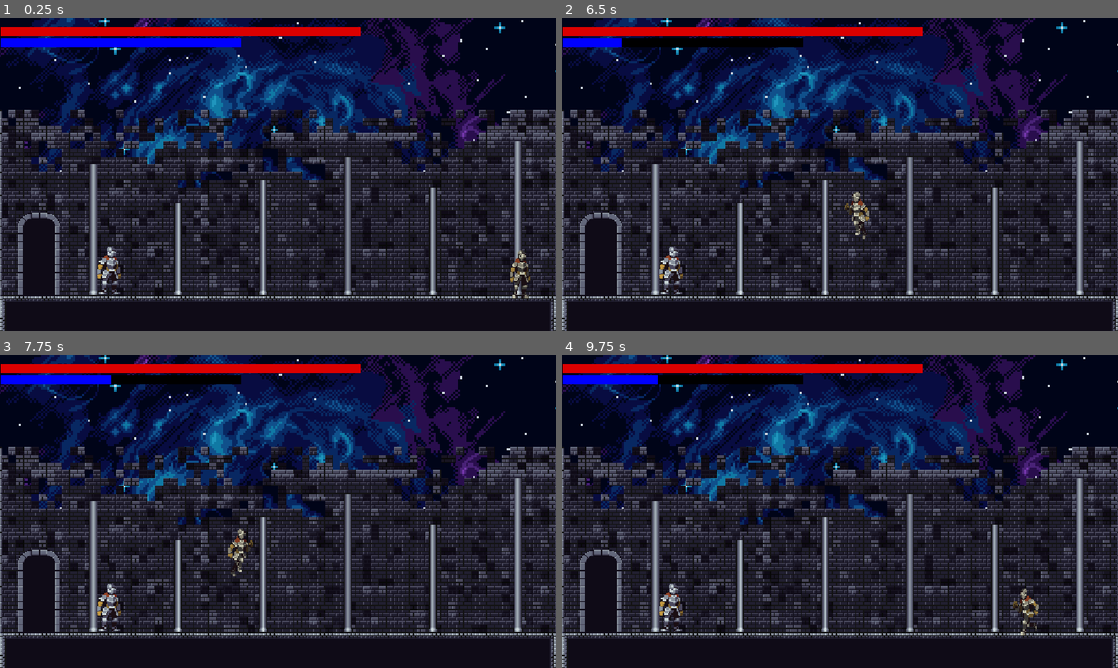
Above: before the commit, frames 1-4 (two rows, left to right).
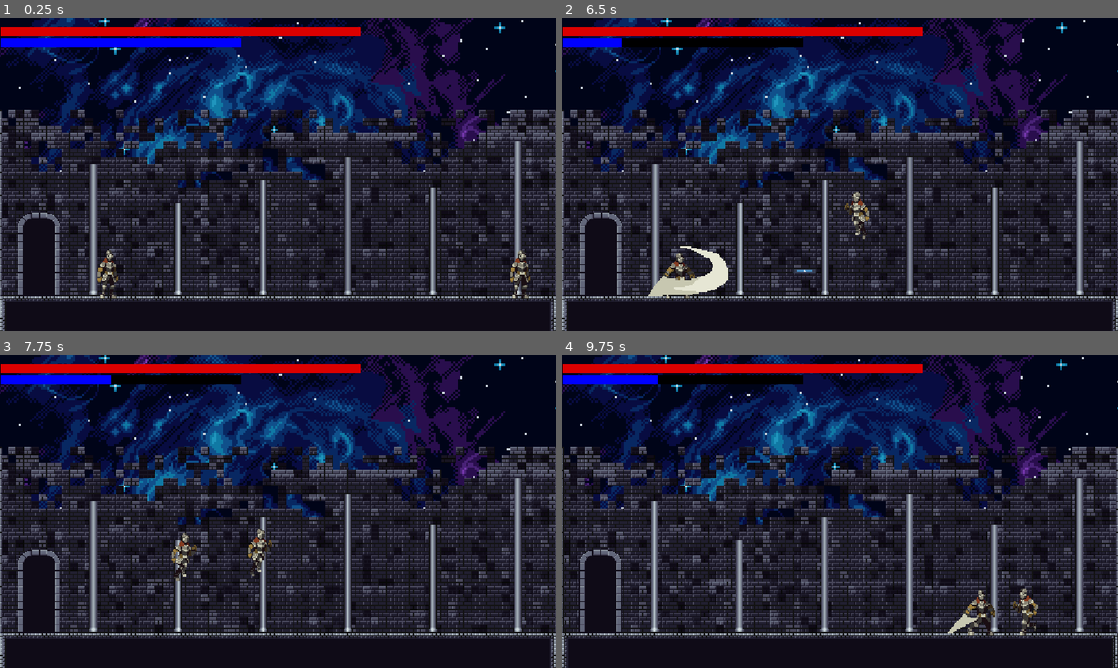
Above: after the commit, the same moments.

Repository: Askarrofi/uncrowned
Game: Godot game, scene res://Scenes/arena.tscn
Two runs of this game, one before a commit and one after it. Both use one fixed random seed, a clock stepped at 60 frames per second and the inputs below. The engine's default icon, where the game draws it, is replaced by a stand-in: a white triangle on a blue panel in a dark square.
Inputs (mouse positions are in pixels of both pictures, inside the frame that each line leads up to):
- Up to frame 1 (0.25 s): no input
- Up to frame 2 (6.5 s): tap Enter at 0.5 s; move the mouse to (962, 158) at 0.52 s; hold Right (ui_right) 0.53-2.03 s; tap Shift (dash) at 0.6, 1.55, 2.85, 4.55, 5.1, 6.05 s; tap W (up) at 0.77, 0.8, 1.07, 1.35, 1.52, 1.82, 2.3, 3.02, 3.32, 3.77, 3.8, 4.07, 4.52, 4.82, 5.3, 5.85, 6.02, 6.32 s; move the mouse to (728, 190) at 1.27 s; move the mouse to (895, 105) at 2.02 s; hold Left (ui_left) 2.03-2.78 s; tap Q (Fire) at 2.1 s; move the mouse to (812, 237) at 2.77 s; hold Right (ui_right) 2.78-4.28 s; move the mouse to (1006, 221) at 3.52 s; click (1006, 221) at 3.6 s; move the mouse to (673, 127) at 4.27 s; hold Left (ui_left) 4.28-5.03 s; right-click (673, 127) at 4.35 s; move the mouse to (867, 174) at 5.02 s; hold Right (ui_right) 5.03-5.78 s; move the mouse to (756, 96) at 5.77 s; hold Left (ui_left) from 5.78 s (still down)
- Up to frame 3 (7.75 s): move the mouse to (400, 495) at 6.52 s; tap Q (Fire) at 6.6 s; tap W (up) at 6.77, 6.8, 7.07, 7.52 s; move the mouse to (166, 527) at 7.27 s; release Left (ui_left) at 7.28 s; hold Right (ui_right) from 7.28 s (still down); tap Shift (dash) at 7.35 s
- Up to frame 4 (9.75 s): tap W (up) at 7.82, 8.3, 9.02, 9.32 s; move the mouse to (895, 442) at 8.02 s; click (895, 442) at 8.1 s; move the mouse to (812, 574) at 8.77 s; right-click (812, 574) at 8.85 s; tap Shift (dash) at 9.05, 9.6 s; move the mouse to (1006, 558) at 9.52 s; release Right (ui_right) at 9.53 s; hold Left (ui_left) from 9.53 s (still down)

The runs differ from the first frame. In frame 1, 0.4% of the frame differs, in the area x 17-22%, y 73-90%; in frame 2, 1.3%; in frame 3, 1.4%; in frame 4, 15%, in the area x 0-100%, y 0-100%.

Commit message:
Refactor enemy and player scripts to enhance combat mechanics and AI behavior

Diff:
--- a/Scenes/arena.tscn
+++ b/Scenes/arena.tscn
@@ -1178,7 +1178,7 @@
 position = Vector2(1086, 472)
 
 [node name="Enemy" parent="." unique_id=1612622321 instance=ExtResource("4_1v1nj")]
-position = Vector2(239, 520)
+position = Vector2(232, 451)
 
 [node name="Camera2D" type="Camera2D" parent="." unique_id=904814360]
 position = Vector2(575, 325)
--- a/Scenes/enemy.tscn
+++ b/Scenes/enemy.tscn
@@ -2,101 +2,319 @@
 
 [ext_resource type="Script" uid="uid://c218np3seh5p1" path="res://Scripts/enemy.gd" id="1_1f0kj"]
 [ext_resource type="PackedScene" uid="uid://cyx7ith1kfppw" path="res://Scenes/time_rewind.tscn" id="2_287tu"]
-[ext_resource type="Texture2D" uid="uid://cia6nijb33k2b" path="res://Assets/karakter/FreeKnight_v1/Colour2/NoOutline/120x80_PNGSheets/_Idle.png" id="2_afpow"]
-
-[sub_resource type="AtlasTexture" id="AtlasTexture_hghv2"]
-atlas = ExtResource("2_afpow")
-region = Rect2(40, 40, 40, 40)
-
-[sub_resource type="AtlasTexture" id="AtlasTexture_1f0kj"]
-atlas = ExtResource("2_afpow")
-region = Rect2(160, 40, 40, 40)
-
-[sub_resource type="AtlasTexture" id="AtlasTexture_afpow"]
-atlas = ExtResource("2_afpow")
-region = Rect2(280, 40, 40, 40)
-
-[sub_resource type="AtlasTexture" id="AtlasTexture_287tu"]
-atlas = ExtResource("2_afpow")
-region = Rect2(400, 40, 40, 40)
-
-[sub_resource type="AtlasTexture" id="AtlasTexture_0830c"]
-atlas = ExtResource("2_afpow")
-region = Rect2(520, 40, 40, 40)
-
-[sub_resource type="AtlasTexture" id="AtlasTexture_ghaa6"]
-atlas = ExtResource("2_afpow")
-region = Rect2(640, 40, 40, 40)
-
-[sub_resource type="AtlasTexture" id="AtlasTexture_1dp5w"]
-atlas = ExtResource("2_afpow")
-region = Rect2(760, 40, 40, 40)
-
-[sub_resource type="AtlasTexture" id="AtlasTexture_auwsv"]
-atlas = ExtResource("2_afpow")
-region = Rect2(880, 40, 40, 40)
-
-[sub_resource type="AtlasTexture" id="AtlasTexture_8uf12"]
-atlas = ExtResource("2_afpow")
-region = Rect2(1000, 40, 40, 40)
-
-[sub_resource type="AtlasTexture" id="AtlasTexture_po0sg"]
-atlas = ExtResource("2_afpow")
-region = Rect2(1120, 40, 40, 40)
-
-[sub_resource type="SpriteFrames" id="SpriteFrames_qknng"]
+[ext_resource type="Texture2D" uid="uid://ulndokllnbe8" path="res://Assets/karakter/FreeKnight_v1/Colour1/NoOutline/120x80_PNGSheets/_Attack.png" id="3_auwsv"]
+[ext_resource type="Texture2D" uid="uid://cilrufjn2g648" path="res://Assets/karakter/FreeKnight_v1/Colour1/NoOutline/120x80_PNGSheets/_Attack2.png" id="4_8uf12"]
+[ext_resource type="Texture2D" uid="uid://dsyerp567p2js" path="res://Assets/karakter/FreeKnight_v1/Colour1/NoOutline/120x80_PNGSheets/_Dash.png" id="5_po0sg"]
+[ext_resource type="Texture2D" uid="uid://cr641fdnya770" path="res://Assets/karakter/FreeKnight_v1/Colour1/NoOutline/120x80_PNGSheets/_Idle.png" id="6_haro7"]
+[ext_resource type="Texture2D" uid="uid://bibdjtqgrxru0" path="res://Assets/karakter/FreeKnight_v1/Colour1/NoOutline/120x80_PNGSheets/_Jump.png" id="7_56vhr"]
+[ext_resource type="Texture2D" uid="uid://dniah1ptjrosg" path="res://Assets/karakter/FreeKnight_v1/Colour1/NoOutline/120x80_PNGSheets/_Run.png" id="8_ta2yt"]
+
+[sub_resource type="RectangleShape2D" id="RectangleShape2D_m4x7e"]
+size = Vector2(51, 98)
+
+[sub_resource type="AtlasTexture" id="AtlasTexture_2hs0m"]
+atlas = ExtResource("3_auwsv")
+region = Rect2(0, 0, 120, 80)
+
+[sub_resource type="AtlasTexture" id="AtlasTexture_hiqhm"]
+atlas = ExtResource("3_auwsv")
+region = Rect2(120, 0, 120, 80)
+
+[sub_resource type="AtlasTexture" id="AtlasTexture_tkwlq"]
+atlas = ExtResource("3_auwsv")
+region = Rect2(240, 0, 120, 80)
+
+[sub_resource type="AtlasTexture" id="AtlasTexture_hl5qd"]
+atlas = ExtResource("3_auwsv")
+region = Rect2(360, 0, 120, 80)
+
+[sub_resource type="AtlasTexture" id="AtlasTexture_j5n4i"]
+atlas = ExtResource("4_8uf12")
+region = Rect2(0, 0, 120, 80)
+
+[sub_resource type="AtlasTexture" id="AtlasTexture_634y6"]
+atlas = ExtResource("4_8uf12")
+region = Rect2(120, 0, 120, 80)
+
+[sub_resource type="AtlasTexture" id="AtlasTexture_efrwb"]
+atlas = ExtResource("4_8uf12")
+region = Rect2(240, 0, 120, 80)
+
+[sub_resource type="AtlasTexture" id="AtlasTexture_3iwfv"]
+atlas = ExtResource("4_8uf12")
+region = Rect2(360, 0, 120, 80)
+
+[sub_resource type="AtlasTexture" id="AtlasTexture_qwsg1"]
+atlas = ExtResource("4_8uf12")
+region = Rect2(480, 0, 120, 80)
+
+[sub_resource type="AtlasTexture" id="AtlasTexture_1xqrm"]
+atlas = ExtResource("4_8uf12")
+region = Rect2(600, 0, 120, 80)
+
+[sub_resource type="AtlasTexture" id="AtlasTexture_3smsa"]
+atlas = ExtResource("5_po0sg")
+region = Rect2(0, 0, 120, 80)
+
+[sub_resource type="AtlasTexture" id="AtlasTexture_8erm5"]
+atlas = ExtResource("5_po0sg")
+region = Rect2(120, 0, 120, 80)
+
+[sub_resource type="AtlasTexture" id="AtlasTexture_1jxqw"]
+atlas = ExtResource("6_haro7")
+region = Rect2(0, 0, 120, 80)
+
+[sub_resource type="AtlasTexture" id="AtlasTexture_dw050"]
+atlas = ExtResource("6_haro7")
+region = Rect2(120, 0, 120, 80)
+
+[sub_resource type="AtlasTexture" id="AtlasTexture_b26j0"]
+atlas = ExtResource("6_haro7")
+region = Rect2(240, 0, 120, 80)
+
+[sub_resource type="AtlasTexture" id="AtlasTexture_n7ghd"]
+atlas = ExtResource("6_haro7")
+region = Rect2(360, 0, 120, 80)
+
+[sub_resource type="AtlasTexture" id="AtlasTexture_nvl01"]
+atlas = ExtResource("6_haro7")
+region = Rect2(480, 0, 120, 80)
+
+[sub_resource type="AtlasTexture" id="AtlasTexture_ivps1"]
+atlas = ExtResource("6_haro7")
+region = Rect2(600, 0, 120, 80)
+
+[sub_resource type="AtlasTexture" id="AtlasTexture_urp6f"]
+atlas = ExtResource("6_haro7")
+region = Rect2(720, 0, 120, 80)
+
+[sub_resource type="AtlasTexture" id="AtlasTexture_bwjto"]
+atlas = ExtResource("6_haro7")
+region = Rect2(840, 0, 120, 80)
+
+[sub_resource type="AtlasTexture" id="AtlasTexture_606se"]
+atlas = ExtResource("6_haro7")
+region = Rect2(960, 0, 120, 80)
+
+[sub_resource type="AtlasTexture" id="AtlasTexture_u1c27"]
+atlas = ExtResource("6_haro7")
+region = Rect2(1080, 0, 120, 80)
+
+[sub_resource type="AtlasTexture" id="AtlasTexture_op7ga"]
+atlas = ExtResource("7_56vhr")
+region = Rect2(0, 0, 120, 80)
+
+[sub_resource type="AtlasTexture" id="AtlasTexture_q13i1"]
+atlas = ExtResource("7_56vhr")
+region = Rect2(120, 0, 120, 80)
+
+[sub_resource type="AtlasTexture" id="AtlasTexture_pylmc"]
+atlas = ExtResource("7_56vhr")
+region = Rect2(240, 0, 120, 80)
+
+[sub_resource type="AtlasTexture" id="AtlasTexture_pbfsw"]
+atlas = ExtResource("8_ta2yt")
+region = Rect2(0, 0, 120, 80)
+
+[sub_resource type="AtlasTexture" id="AtlasTexture_5tmop"]
+atlas = ExtResource("8_ta2yt")
+region = Rect2(120, 0, 120, 80)
+
+[sub_resource type="AtlasTexture" id="AtlasTexture_7ahtn"]
+atlas = ExtResource("8_ta2yt")
+region = Rect2(240, 0, 120, 80)
+
+[sub_resource type="AtlasTexture" id="AtlasTexture_7lmhl"]
+atlas = ExtResource("8_ta2yt")
+region = Rect2(360, 0, 120, 80)
+
+[sub_resource type="AtlasTexture" id="AtlasTexture_dx0e4"]
+atlas = ExtResource("8_ta2yt")
+region = Rect2(480, 0, 120, 80)
+
+[sub_resource type="AtlasTexture" id="AtlasTexture_jm5j8"]
+atlas = ExtResource("8_ta2yt")
+region = Rect2(600, 0, 120, 80)
+
+[sub_resource type="AtlasTexture" id="AtlasTexture_7hik5"]
+atlas = ExtResource("8_ta2yt")
+region = Rect2(720, 0, 120, 80)
+
+[sub_resource type="AtlasTexture" id="AtlasTexture_qtqh7"]
+atlas = ExtResource("8_ta2yt")
+region = Rect2(840, 0, 120, 80)
+
+[sub_resource type="AtlasTexture" id="AtlasTexture_2wuci"]
+atlas = ExtResource("8_ta2yt")
+region = Rect2(960, 0, 120, 80)
+
+[sub_resource type="AtlasTexture" id="AtlasTexture_iruf7"]
+atlas = ExtResource("8_ta2yt")
+region = Rect2(1080, 0, 120, 80)
+
+[sub_resource type="SpriteFrames" id="SpriteFrames_vt4ob"]
 animations = [{
 "frames": [{
 "duration": 1.0,
-"texture": SubResource("AtlasTexture_hghv2")
-}, {
-"duration": 1.0,
-"texture": SubResource("AtlasTexture_1f0kj")
-}, {
-"duration": 1.0,
-"texture": SubResource("AtlasTexture_afpow")
-}, {
-"duration": 1.0,
-"texture": SubResource("AtlasTexture_287tu")
-}, {
-"duration": 1.0,
-"texture": SubResource("AtlasTexture_0830c")
-}, {
-"duration": 1.0,
-"texture": SubResource("AtlasTexture_ghaa6")
-}, {
-"duration": 1.0,
-"texture": SubResource("AtlasTexture_1dp5w")
-}, {
-"duration": 1.0,
-"texture": SubResource("AtlasTexture_auwsv")
-}, {
-"duration": 1.0,
-"texture": SubResource("AtlasTexture_8uf12")
-}, {
-"duration": 1.0,
-"texture": SubResource("AtlasTexture_po0sg")
+"texture": SubResource("AtlasTexture_2hs0m")
+}, {
+"duration": 1.0,
+"texture": SubResource("AtlasTexture_hiqhm")
+}, {
+"duration": 1.0,
+"texture": SubResource("AtlasTexture_tkwlq")
+}, {
+"duration": 1.0,
+"texture": SubResource("AtlasTexture_hl5qd")
+}],
+"loop": 0,
+"name": &"attack",
+"speed": 15.0
+}, {
+"frames": [{
+"duration": 1.0,
+"texture": SubResource("AtlasTexture_j5n4i")
+}, {
+"duration": 1.0,
+"texture": SubResource("AtlasTexture_634y6")
+}, {
+"duration": 1.0,
+"texture": SubResource("AtlasTexture_efrwb")
+}, {
+"duration": 1.0,
+"texture": SubResource("AtlasTexture_3iwfv")
+}, {
+"duration": 1.0,
+"texture": SubResource("AtlasTexture_qwsg1")
+}, {
+"duration": 1.0,
+"texture": SubResource("AtlasTexture_1xqrm")
+}],
+"loop": 0,
+"name": &"attack2",
+"speed": 10.0
+}, {
+"frames": [{
+"duration": 1.0,
+"texture": SubResource("AtlasTexture_3smsa")
+}, {
+"duration": 1.0,
+"texture": SubResource("AtlasTexture_8erm5")
+}],
+"loop": 1,
+"name": &"dash",
+"speed": 5.0
+}, {
+"frames": [{
+"duration": 1.0,
+"texture": SubResource("AtlasTexture_1jxqw")
+}, {
+"duration": 1.0,
+"texture": SubResource("AtlasTexture_dw050")
+}, {
+"duration": 1.0,
+"texture": SubResource("AtlasTexture_b26j0")
+}, {
+"duration": 1.0,
+"texture": SubResource("AtlasTexture_n7ghd")
+}, {
+"duration": 1.0,
+"texture": SubResource("AtlasTexture_nvl01")
+}, {
+"duration": 1.0,
+"texture": SubResource("AtlasTexture_ivps1")
+}, {
+"duration": 1.0,
+"texture": SubResource("AtlasTexture_urp6f")
+}, {
+"duration": 1.0,
+"texture": SubResource("AtlasTexture_bwjto")
+}, {
+"duration": 1.0,
+"texture": SubResource("AtlasTexture_606se")
+}, {
+"duration": 1.0,
+"texture": SubResource("AtlasTexture_u1c27")
 }],
 "loop": 1,
 "name": &"idle",
 "speed": 5.0
+}, {
+"frames": [{
+"duration": 1.0,
+"texture": SubResource("AtlasTexture_op7ga")
+}, {
+"duration": 1.0,
+"texture": SubResource("AtlasTexture_q13i1")
+}, {
+"duration": 1.0,
+"texture": SubResource("AtlasTexture_pylmc")
+}],
+"loop": 1,
+"name": &"jump",
+"speed": 5.0
+}, {
+"frames": [{
+"duration": 1.0,
+"texture": SubResource("AtlasTexture_pbfsw")
+}, {
+"duration": 1.0,
+"texture": SubResource("AtlasTexture_5tmop")
+}, {
+"duration": 1.0,
+"texture": SubResource("AtlasTexture_7ahtn")
+}, {
+"duration": 1.0,
+"texture": SubResource("AtlasTexture_7lmhl")
+}, {
+"duration": 1.0,
+"texture": SubResource("AtlasTexture_dx0e4")
+}, {
+"duration": 1.0,
+"texture": SubResource("AtlasTexture_jm5j8")
+}, {
+"duration": 1.0,
+"texture": SubResource("AtlasTexture_7hik5")
+}, {
+"duration": 1.0,
+"texture": SubResource("AtlasTexture_qtqh7")
+}, {
+"duration": 1.0,
+"texture": SubResource("AtlasTexture_2wuci")
+}, {
+"duration": 1.0,
+"texture": SubResource("AtlasTexture_iruf7")
+}],
+"loop": 1,
+"name": &"run",
+"speed": 10.0
 }]
 
-[sub_resource type="RectangleShape2D" id="RectangleShape2D_qknng"]
-size = Vector2(19.267094, 37.023045)
+[sub_resource type="CircleShape2D" id="CircleShape2D_hgeoe"]
+radius = 30.735622
 
 [node name="Enemy" type="CharacterBody2D" unique_id=1689468557]
 collision_layer = 2
 script = ExtResource("1_1f0kj")
 time_rewind_scene = ExtResource("2_287tu")
 
-[node name="AnimatedSprite2D" type="AnimatedSprite2D" parent="." unique_id=566516114]
-scale = Vector2(2.647, 2.647)
-sprite_frames = SubResource("SpriteFrames_qknng")
+[node name="CollisionShape2D" type="CollisionShape2D" parent="." unique_id=1521468092]
+position = Vector2(-3, 52)
+shape = SubResource("RectangleShape2D_m4x7e")
+
+[node name="AnimatedSprite2D" type="AnimatedSprite2D" parent="." unique_id=1365026015]
+position = Vector2(2, -1)
+scale = Vector2(2.2124996, 2.646875)
+sprite_frames = SubResource("SpriteFrames_vt4ob")
 animation = &"idle"
 
-[node name="CollisionShape2D" type="CollisionShape2D" parent="." unique_id=2016207464]
-z_index = -1
-position = Vector2(-14.5, 4)
-scale = Vector2(2.647, 2.647)
-shape = SubResource("RectangleShape2D_qknng")
+[node name="Sword" type="Area2D" parent="." unique_id=112137823]
+collision_mask = 3
+
+[node name="CollisionShape2D" type="CollisionShape2D" parent="Sword" unique_id=1280709879]
+position = Vector2(82.99999, 50)
+scale = Vector2(1.3057386, -1.2013794)
+shape = SubResource("CircleShape2D_hgeoe")
+disabled = true
+
+[connection signal="body_entered" from="Sword" to="." method="_on_sword_body_entered"]
--- a/Scripts/enemy.gd
+++ b/Scripts/enemy.gd
@@ -1,23 +1,396 @@
 extends CharacterBody2D
 
+# === PRESERVED DARI ENEMY ASLI ===
 var posisi_awal: Vector2
 @export var time_rewind_scene: PackedScene
+@onready var camera = $"../Camera2D"
+# =================================
+
+# === SINYAL ===
+signal hp_changed(current_hp, max_hp)
+signal sta_changed(current_sta, max_sta)
+signal enemy_died
+
+# === STAT ===
+@export var max_hp: int = 100
+@export var max_sta: int = 100
+@export var sword_damage: int = 15
+## Peluang (0-1) musuh bereaksi terhadap serangan player (block / loncat menghindar)
+@export_range(0.0, 1.0) var reaction_chance: float = 0.5
+var current_hp: int
+var current_sta: float
+
+# === KONSTANTA (disamakan dengan player, kecuali SPEED) ===
+const SPEED = 300.0 # Lebih lambat dari player (500), tapi tidak sepelan sebelumnya
+const JUMP_VELOCITY = -500.0
+const DASH_SPEED = 1200.0
+const DASH_DURASI = 0.25
+
+const DASH_STAMINA_COST = 30.0
+const BLOCK_DRAIN_RATE = 20.0
+const STAMINA_REGEN_RATE = 50.0
+const STAMINA_REGEN_DELAY = 1.0
+const BLOCK_MIN_STAMINA = 20.0
+
+const LASER_SCENE = preload("res://Scenes/laser.tscn")
+
+# === STATE (sama seperti player) ===
+var is_attacking = false
+var is_dashing = false
+var is_blocking = false
+var is_dead = false
+var stamina_regen_timer: float = 0.0
+
+# === VARIABEL AI ===
+var player: CharacterBody2D
+var ai_timer: float = 0.0        # Jeda antar keputusan serangan
+var reaction_timer: float = 0.0  # Jeda antar reaksi terhadap serangan player
+var jump_cooldown: float = 0.0   # Jeda antar loncatan
+var block_timer: float = 0.0     # Sisa durasi block
+var dash_dir: int = 1            # Arah dash (bisa maju atau mundur)
+var sword_has_hit = false        # 1 tebasan = 1x damage
+var is_recovering = false        # Mundur menunggu stamina pulih
+
+var attack_range: float = 80.0   # Jarak tebasan pedang
+var sight_range: float = 500.0   # Jarak pandang musuh melihat player
+var retreat_range: float = 250.0 # Jarak mundur saat stamina rendah
+
 
 func _ready() -> void:
 	posisi_awal = global_position
-
+	current_hp = max_hp
+	current_sta = float(max_sta)
+
+	# Mencari node Player otomatis di dalam scene untuk dijadikan target
+	player = get_parent().get_node_or_null("Player")
+
+	if has_node("Sword"):
+		if has_node("Sword/CollisionShape2D"):
+			$Sword/CollisionShape2D.set_deferred("disabled", true)
+		# Sambungkan sinyal pedang lewat kode (aman jika sudah tersambung dari editor)
+		if not $Sword.body_entered.is_connected(_on_sword_body_entered):
+			$Sword.body_entered.connect(_on_sword_body_entered)
+
+	hp_changed.emit(current_hp, max_hp)
+	sta_changed.emit(current_sta, max_sta)
+
+
+func _physics_process(delta: float) -> void:
+	# 1. GRAVITASI
+	if not is_on_floor():
+		velocity += get_gravity() * delta
+
+	# Saat mati: diam saja sampai respawn
+	if is_dead:
+		velocity.x = 0
+		move_and_slide()
+		return
+
+	# 2. REGEN STAMINA & TIMER
+	_regen_stamina(delta)
+	ai_timer = max(ai_timer - delta, 0.0)
+	reaction_timer = max(reaction_timer - delta, 0.0)
+	jump_cooldown = max(jump_cooldown - delta, 0.0)
+
+	# 3. KEPUTUSAN AI (pengganti Input player)
+	var direction := 0
+	_validate_player()
+
+	if player != null:
+		var distance = global_position.distance_to(player.global_position)
+
+		if distance < sight_range:
+			var dx = player.global_position.x - global_position.x
+			var dy = player.global_position.y - global_position.y
+			# Deadzone: kalau player tepat di atas/bawah, jangan bolak-balik arah tiap frame
+			var dir_to_player = int(sign(dx)) if abs(dx) > 12.0 else 0
+
+			# Hadapkan badan & pedang ke player (tidak saat menebas / dash)
+			if not is_attacking and not is_dashing and dir_to_player != 0:
+				_face(dir_to_player)
+
+			var can_act = not is_attacking and not is_dashing and not is_blocking
+
+			if can_act:
+				var in_melee = abs(dx) <= attack_range and abs(dy) < 150.0
+
+				# Reaksi terhadap serangan player (block / loncat)
+				_react_to_player(abs(dx), in_melee)
+
+				if not is_blocking and not is_attacking and not is_dashing:
+					if in_melee:
+						direction = 0
+						if ai_timer <= 0:
+							_ai_decide_close_combat()
+					else:
+						direction = dir_to_player
+
+						# Stamina rendah -> mundur sampai stamina pulih (hysteresis: tidak maju-mundur)
+						if current_sta < 15.0:
+							is_recovering = true
+						elif current_sta >= 50.0:
+							is_recovering = false
+						if is_recovering and distance < retreat_range:
+							direction = -dir_to_player
+
+						# Loncat: player di atas, atau terhalang tembok
+						if is_on_floor() and jump_cooldown <= 0:
+							if dy < -120.0 and abs(dx) < 250.0:
+								_ai_jump()
+							elif is_on_wall() and direction != 0:
+								_ai_jump()
+
+						if ai_timer <= 0:
+							_ai_decide_ranged_combat(abs(dx))
+
+	# 4. EKSEKUSI PERGERAKAN
+	if is_dashing:
+		velocity.x = dash_dir * DASH_SPEED
+	elif is_blocking:
+		velocity.x = 0 # Tidak bisa jalan saat block
+		use_stamina(BLOCK_DRAIN_RATE * delta)
+		block_timer -= delta
+		if block_timer <= 0 or current_sta <= 0:
+			is_blocking = false
+	elif is_attacking:
+		velocity.x = move_toward(velocity.x, 0, SPEED)
+	else:
+		if direction != 0:
+			velocity.x = direction * SPEED
+		else:
+			velocity.x = move_toward(velocity.x, 0, SPEED)
+
+	# 5. ANIMASI (tidak menimpa attack / block / dash)
+	_update_animation(direction)
+
+	move_and_slide()
+
+
+# === HELPER ===
+func _validate_player() -> void:
+	# Player bisa di-queue_free saat mati; jangan akses referensi yang sudah hilang
+	if player != null and not is_instance_valid(player):
+		player = null
+	if player == null:
+		player = get_parent().get_node_or_null("Player")
+
+
+func _regen_stamina(delta: float) -> void:
+	if not is_dashing and not is_blocking:
+		if stamina_regen_timer > 0:
+			stamina_regen_timer -= delta
+		elif current_sta < max_sta:
+			current_sta += STAMINA_REGEN_RATE * delta
+			current_sta = clamp(current_sta, 0.0, float(max_sta))
+			sta_changed.emit(current_sta, max_sta)
+
+
+func _face(dir: int) -> void:
+	if dir > 0:
+		$AnimatedSprite2D.flip_h = false
+		if has_node("Sword"): $Sword.position.x = 25
+	elif dir < 0:
+		$AnimatedSprite2D.flip_h = true
+		if has_node("Sword"): $Sword.position.x = -175
+
+
+func _facing() -> int:
+	return -1 if $AnimatedSprite2D.flip_h else 1
+
+
+func _update_animation(direction: int) -> void:
+	if is_attacking or is_blocking or is_dashing:
+		return
+	if not is_on_floor():
+		$AnimatedSprite2D.play("jump")
+	elif direction != 0:
+		$AnimatedSprite2D.play("run")
+	else:
+		$AnimatedSprite2D.play("idle")
+
+
+func _player_is_attacking() -> bool:
+	return player != null and player.get("is_attacking") == true
+
+
+# === FUNGSI KEPUTUSAN AI ===
+func _react_to_player(horizontal_distance: float, in_melee: bool) -> void:
+	if reaction_timer > 0 or not _player_is_attacking():
+		return
+	reaction_timer = 0.8 # Jangan bereaksi tiap frame
+
+	if randf() > reaction_chance:
+		return
+
+	if horizontal_distance <= attack_range * 1.5:
+		# Player menebas dari dekat -> block
+		if current_sta >= BLOCK_MIN_STAMINA:
+			_ai_block(0.7)
+	elif horizontal_distance < sight_range and is_on_floor():
+		# Player menembak laser dari jauh -> loncat menghindar
+		_ai_jump()
+
+
+func _ai_decide_close_combat() -> void:
+	var aksi = randi() % 100
+	ai_timer = 1.0 # Butuh 1 detik sebelum bisa memutuskan lagi
+
+	if aksi < 50: # 50% menebas
+		_ai_melee_attack()
+	elif aksi < 75 and current_sta >= BLOCK_MIN_STAMINA: # 25% block
+		_ai_block(1.0)
+	elif current_sta >= DASH_STAMINA_COST: # sisanya dash mundur menjaga jarak
+		_ai_dash(-_facing())
+
+
+func _ai_decide_ranged_combat(horizontal_distance: float) -> void:
+	var aksi = randi() % 100
+	ai_timer = 1.5
+
+	if aksi < 40 and horizontal_distance > attack_range * 2.0: # 40% tembak laser
+		_ai_shoot_laser()
+	elif aksi < 50 and horizontal_distance > 250.0 and current_sta >= 60.0: # 10% dash maju (hanya dari jauh)
+		_ai_dash(_facing())
+	elif aksi < 60: # 10% loncat
+		_ai_jump()
+	else:
+		ai_timer = 0.5
+
+
+# === AKSI AI (kemampuan sama seperti player) ===
+func _ai_jump() -> void:
+	if not is_on_floor() or is_blocking:
+		return
+	velocity.y = JUMP_VELOCITY
+	jump_cooldown = 1.0
+
+
+func _ai_melee_attack() -> void:
+	if not is_on_floor() or is_attacking or is_blocking or is_dashing:
+		return
+	is_attacking = true
+	sword_has_hit = false
+	if has_node("Sword/CollisionShape2D"):
+		$Sword/CollisionShape2D.set_deferred("disabled", false)
+	$AnimatedSprite2D.play("attack")
+	await $AnimatedSprite2D.animation_finished
+	if has_node("Sword/CollisionShape2D"):
+		$Sword/CollisionShape2D.set_deferred("disabled", true)
+	is_attacking = false
+
+
+func _ai_shoot_laser() -> void:
+	if not is_on_floor() or is_attacking or is_blocking or is_dashing:
+		return
+	is_attacking = true
+	$AnimatedSprite2D.play("attack2")
+
+	var laser = LASER_SCENE.instantiate()
+	var dir = _facing()
+	laser.direction = Vector2(dir, 0)
+	laser.global_position = self.global_position + Vector2(dir * 70, 50)
+	get_parent().add_child(laser)
+
+	await $AnimatedSprite2D.animation_finished
+	is_attacking = false
+
+
+func _ai_block(duration: float) -> void:
+	if not is_on_floor() or is_attacking or is_dashing or current_sta <= 0:
+		return
+	is_blocking = true
+	block_timer = duration
+	velocity.x = 0
+	$AnimatedSprite2D.play("attack2") # Animasi block (sama seperti player)
+
+
+func _ai_dash(dir: int) -> void:
+	if is_dashing or is_attacking or is_blocking or current_sta < DASH_STAMINA_COST:
+		return
+	use_stamina(DASH_STAMINA_COST)
+	dash_dir = dir
+	is_dashing = true
+	$AnimatedSprite2D.play("dash")
+	# Tembus HANYA player saat dash (lantai & tembok tetap solid)
+	var dash_target = player
+	if dash_target != null and is_instance_valid(dash_target):
+		add_collision_exception_with(dash_target)
+	await get_tree().create_timer(DASH_DURASI).timeout
+	if dash_target != null and is_instance_valid(dash_target):
+		remove_collision_exception_with(dash_target)
+	is_dashing = false
+
+
+# === DAMAGE KE PLAYER ===
+func _on_sword_body_entered(body: Node2D) -> void:
+	print("Hit: ", body.name)
+	camera.add_trauma(0.5)
+	if body.has_method("mati"):
+		body.mati()
+
+
+# === SISTEM PENGURANGAN STAT ===
+func use_stamina(amount: float) -> void:
+	current_sta -= amount
+	current_sta = clamp(current_sta, 0.0, float(max_sta))
+	sta_changed.emit(current_sta, max_sta)
+	stamina_regen_timer = STAMINA_REGEN_DELAY
+
+
+func take_damage(amount: int) -> void:
+	if is_dead:
+		return
+
+	if is_blocking:
+		print("Seranganmu diblok oleh musuh!")
+		return
+
+	current_hp -= amount
+	current_hp = clamp(current_hp, 0, max_hp)
+	hp_changed.emit(current_hp, max_hp)
+
+	$AnimatedSprite2D.modulate = Color.RED
+	await get_tree().create_timer(0.1).timeout
+	$AnimatedSprite2D.modulate = Color.WHITE
+
+	if current_hp <= 0:
+		mati()
+
+
+# === FUNGSI MATI ASLI MUSUH ===
 func time_rewind() -> void:
 	if time_rewind_scene != null:
 		var time_rewind = time_rewind_scene.instantiate()
 		get_tree().current_scene.add_child(time_rewind)
 
+
 func mati() -> void:
+	if is_dead:
+		return
+	is_dead = true
+	enemy_died.emit()
+
+	# Hentikan semua aksi yang sedang berjalan
+	is_attacking = false
+	is_dashing = false
+	is_blocking = false
+	if has_node("Sword/CollisionShape2D"):
+		$Sword/CollisionShape2D.set_deferred("disabled", true)
+
 	hide()
 	$CollisionShape2D.set_deferred("disabled", true)
 	time_rewind()
 
 	await get_tree().create_timer(1.0).timeout
 
-	global_position
+	# Respawn
+	global_position = posisi_awal
+	velocity = Vector2.ZERO
+	current_hp = max_hp
+	current_sta = float(max_sta)
+	ai_timer = 1.0
+	hp_changed.emit(current_hp, max_hp)
+	sta_changed.emit(current_sta, max_sta)
 	show()
 	$CollisionShape2D.set_deferred("disabled", false)
+	is_dead = false
--- a/Scripts/player.gd
+++ b/Scripts/player.gd
@@ -68,9 +68,14 @@
 			use_stamina(DASH_STAMINA_COST) # Kurangi stamina
 			is_dashing = true
 			$AnimatedSprite2D.play("dash")
-			set_collision_mask_value(2, false)
+			# Tembus HANYA musuh (lantai & tembok tetap solid), tidak peduli nomor layer
+			var enemies = _get_enemies()
+			for e in enemies:
+				add_collision_exception_with(e)
 			await get_tree().create_timer(DASH_DURASI).timeout
-			set_collision_mask_value(2, true)
+			for e in enemies:
+				if is_instance_valid(e):
+					remove_collision_exception_with(e)
 			is_dashing = false
 	# ==============================================================
 
@@ -144,6 +149,14 @@
 
 	move_and_slide()
 
+# Cari semua musuh di scene (node CharacterBody2D yang punya fungsi mati())
+func _get_enemies() -> Array:
+	var result: Array = []
+	for n in get_parent().find_children("*", "CharacterBody2D", true, false):
+		if n != self and n.has_method("mati"):
+			result.append(n)
+	return result
+
 func _on_sword_body_entered(body: Node2D) -> void:
 	print("Hit: ", body.name)
 	camera.add_trauma(0.5)
